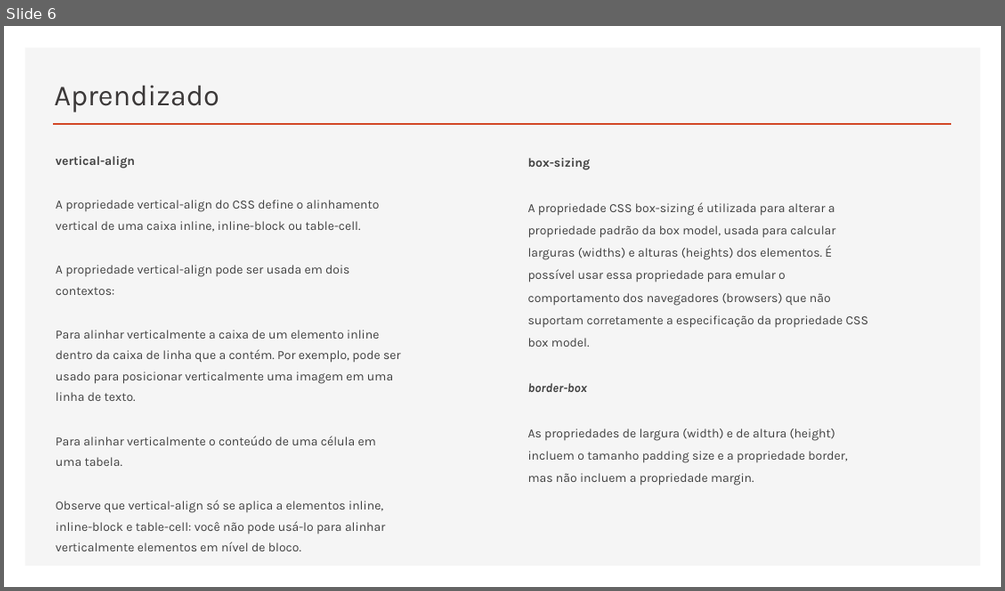
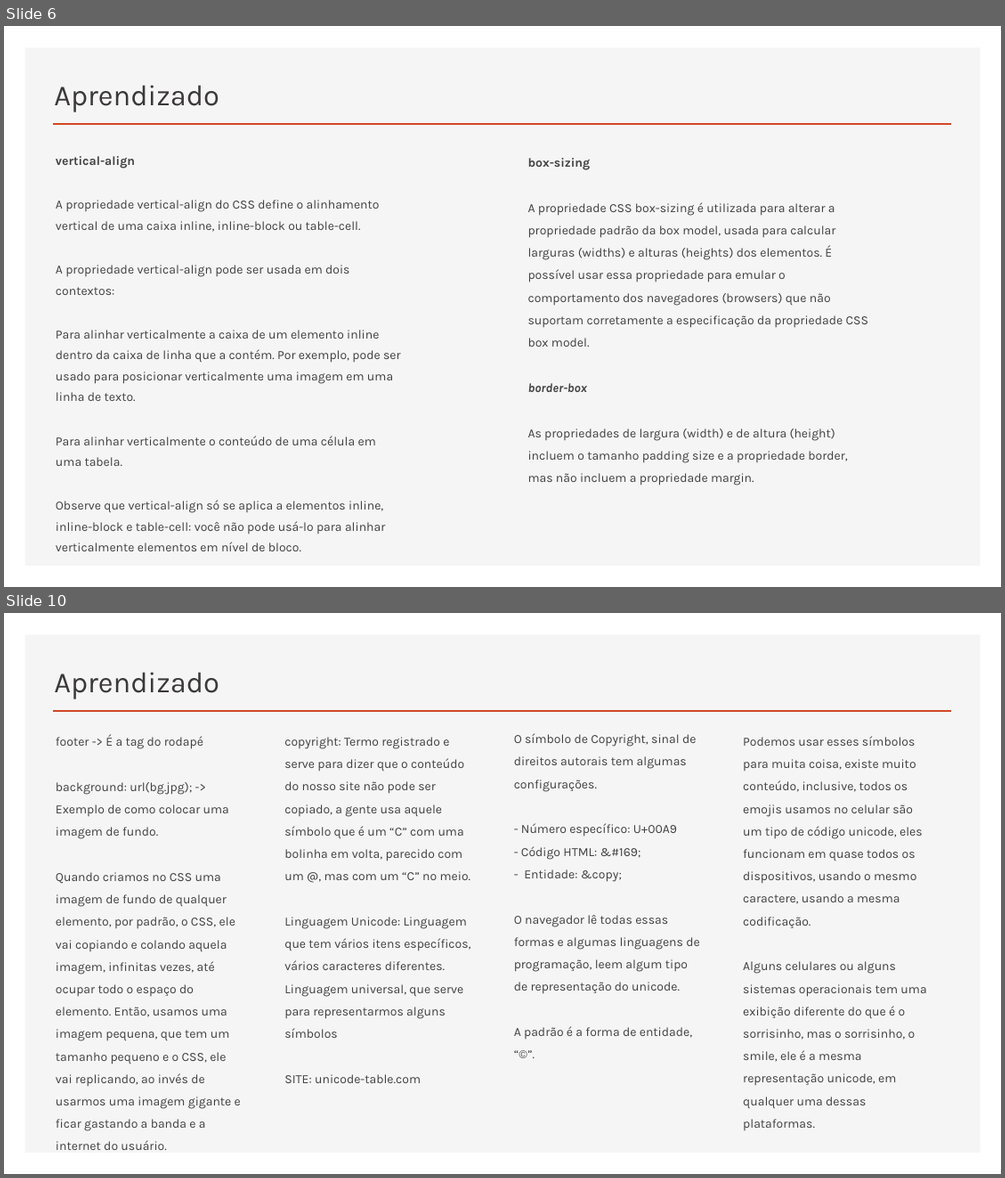
Before and after one commit to RaizaCirne/app-flex, a slide deck: Trilhas/[Iniciante em Programação T5 - ONE]/Material/04.HTML5_e_CSS3-parte_2.pptx. Shown one above the other, each under a label of ours: slide 6 before the commit, slides 6 and 10 after it; the slides between them are not shown. The pictures are 1005x591 and 1005x1178 pixels, drawn with LibreOffice and Linux fonts; fonts in the diff are those of the drawing. Boxes give left, top, right and bottom in pixels: in the first picture for what was removed or moved away, otherwise in the second. Text is boxed around its words. In the diff, an @@ line names an element or a change of style, - is before the commit and + after.

Commit message:
docs: finalizar ppt HTML5_e_CSS3-parte_2

```diff
--- a/Trilhas/[Iniciante em Programação T5 - ONE]/Material/04.HTML5_e_CSS3-parte_2.pptx
+++ b/Trilhas/[Iniciante em Programação T5 - ONE]/Material/04.HTML5_e_CSS3-parte_2.pptx
@@ slide 10 added at box(4, 613, 1001, 1174), background #FFFFFF; not listed: 2 template elements that a slide beside it also shows @@
@@ title added at box(54, 672, 219, 699), 28 pt, text #3B3838 @@
+Aprendizado
@@ text added at box(284, 737, 471, 1083), 12 pt, text #404040 @@
+copyright: Termo registrado e serve para dizer que o conteúdo do nosso site não pode ser copiado, a gente usa aquele símbolo que é um “C” com uma bolinha em volta, parecido com um @, mas com um “C” no meio.
+Linguagem Unicode: Linguagem que tem vários itens específicos, vários caracteres diferentes. Linguagem universal, que serve para representarmos alguns símbolos
+SITE: unicode-table.com
@@ text added at box(514, 733, 699, 1038), 12 pt, text #404040 @@
+O símbolo de Copyright, sinal de direitos autorais tem algumas configurações.
+- Número específico: U+00A9
+- Código HTML: &#169;
+- Entidade: &copy;
+O navegador lê todas essas formas e algumas linguagens de programação, leem algum tipo de representação do unicode.
+A padrão é a forma de entidade, “©”.
@@ text added at box(743, 736, 926, 1130), 12 pt, text #404040 @@
+Podemos usar esses símbolos para muita coisa, existe muito conteúdo, inclusive, todos os emojis usamos no celular são um tipo de código unicode, eles funcionam em quase todos os dispositivos, usando o mesmo caractere, usando a mesma codificação.
+Alguns celulares ou alguns sistemas operacionais tem uma exibição diferente do que é o sorrisinho, mas o sorrisinho, o smile, ele é a mesma representação unicode, em qualquer uma dessas plataformas.
@@ text added at box(56, 782, 241, 1150), 12 pt, text #404040 @@
+footer -> É a tag do rodapé
+background: url(bg.jpg); -> Exemplo de como colocar uma imagem de fundo.
+Quando criamos no CSS uma imagem de fundo de qualquer elemento, por padrão, o CSS, ele vai copiando e colando aquela imagem, infinitas vezes, até ocupar todo o espaço do elemento. Então, usamos uma imagem pequena, que tem um tamanho pequeno e o CSS, ele vai replicando, ao invés de usarmos uma imagem gigante e ficar gastando a banda e a internet do usuário.
```
Also in this commit, not shown: 3 slides changed, 4 other slides added.
